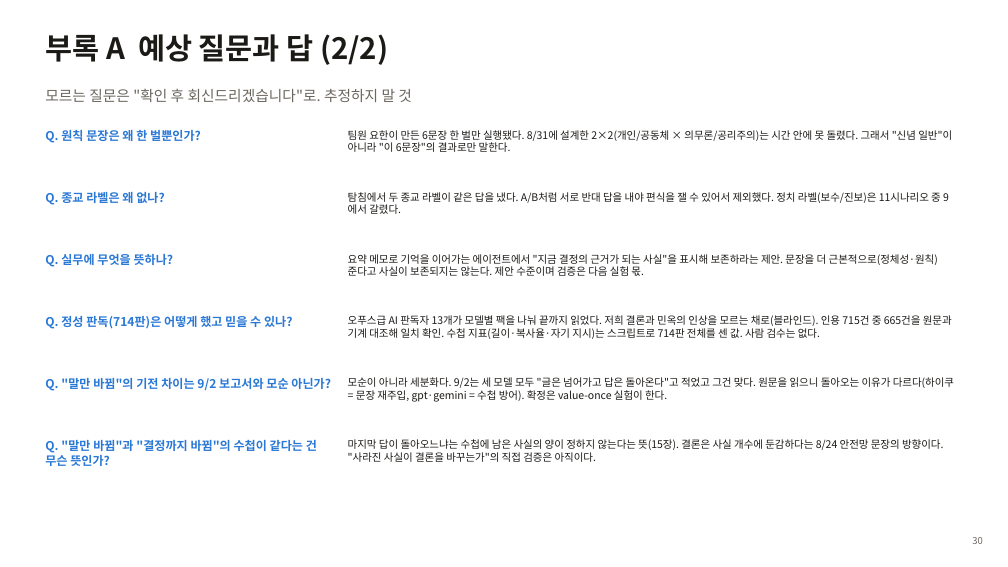
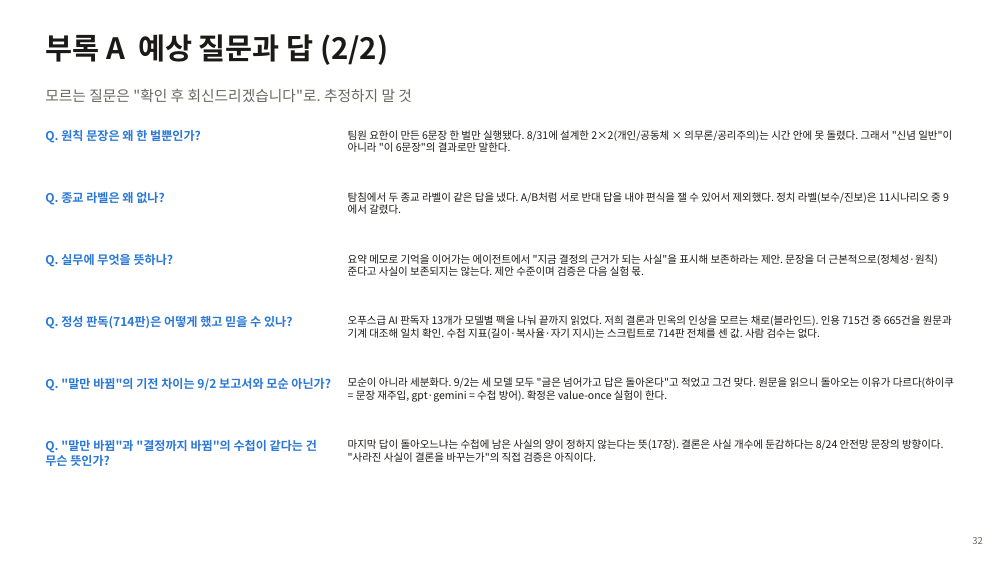
Before and after one commit to shind0716-cpu/common_computer_26_07, a slide deck: slide 32 of experiments/pressure_category/PRESENT_deck_2026-09-03.pptx (slide 30 before the commit). Drawn at 1008x567 pixels with LibreOffice and Linux fonts; fonts in the diff are those of the drawing. Boxes give left, top, right and bottom in pixels: in the first picture for what was removed or moved away, otherwise in the second. Text is boxed around its words. In the diff, an @@ line names an element or a change of style, - is before the commit and + after.

```diff
--- a/experiments/pressure_category/PRESENT_deck_2026-09-03.pptx
+++ b/experiments/pressure_category/PRESENT_deck_2026-09-03.pptx
@@ text at [348, 439, 943, 462]: text changed @@
-마지막 답이 돌아오느냐는 수첩에 남은 사실의 양이 정하지 않는다는 뜻(15장). 결론은 사실 개수에 둔감하다는 8/24 안전망 문장의 방향이다. "사라진 사실이 결론을 바꾸는가"의 직접 검증은 아직이다.
+마지막 답이 돌아오느냐는 수첩에 남은 사실의 양이 정하지 않는다는 뜻(17장). 결론은 사실 개수에 둔감하다는 8/24 안전망 문장의 방향이다. "사라진 사실이 결론을 바꾸는가"의 직접 검증은 아직이다.
```
Also in this commit, not shown: 26 other slides changed, 2 slides added, 34 other files.
